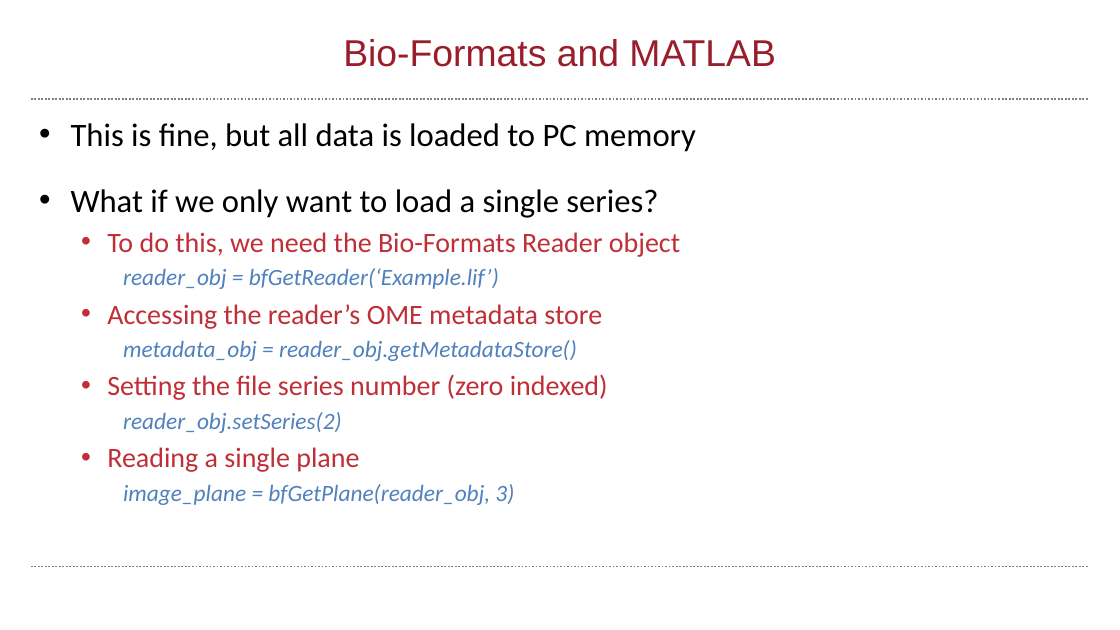
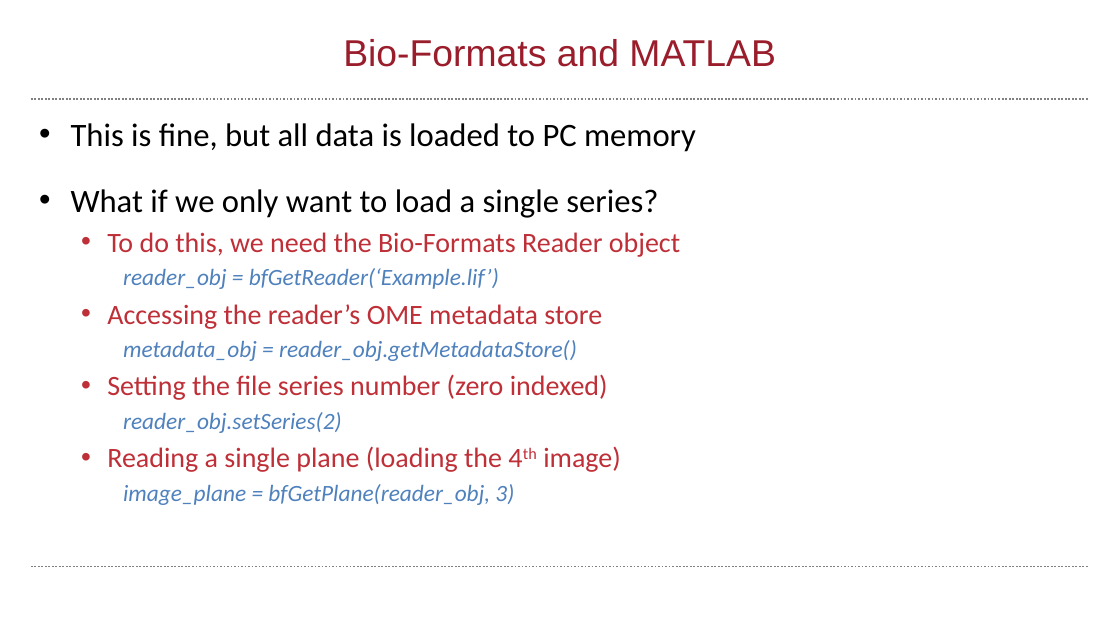
Before and after one commit to wbif-bristol/MATLAB-course, a slide deck: slide 71 of Session 3 - Advanced data structures/MATLAB Session 3.pptx (slide 57 before the commit). Drawn at 1120x630 pixels with LibreOffice and Linux fonts; fonts in the diff are those of the drawing; background and template pictures are left out. Boxes give left, top, right and bottom in pixels: in the first picture for what was removed or moved away, otherwise in the second. Text is boxed around its words. In the diff, an @@ line names an element or a change of style, - is before the commit and + after.

```diff
--- a/Session 3 - Advanced data structures/MATLAB Session 3.pptx
+++ b/Session 3 - Advanced data structures/MATLAB Session 3.pptx
@@ text at [107,446,621,472]: text changed @@
-  • Reading a single plane
+  • Reading a single plane (loading the 4th image)
```
Also in this commit, not shown: 1 other slide changed, 14 slides added, 2 other files.
